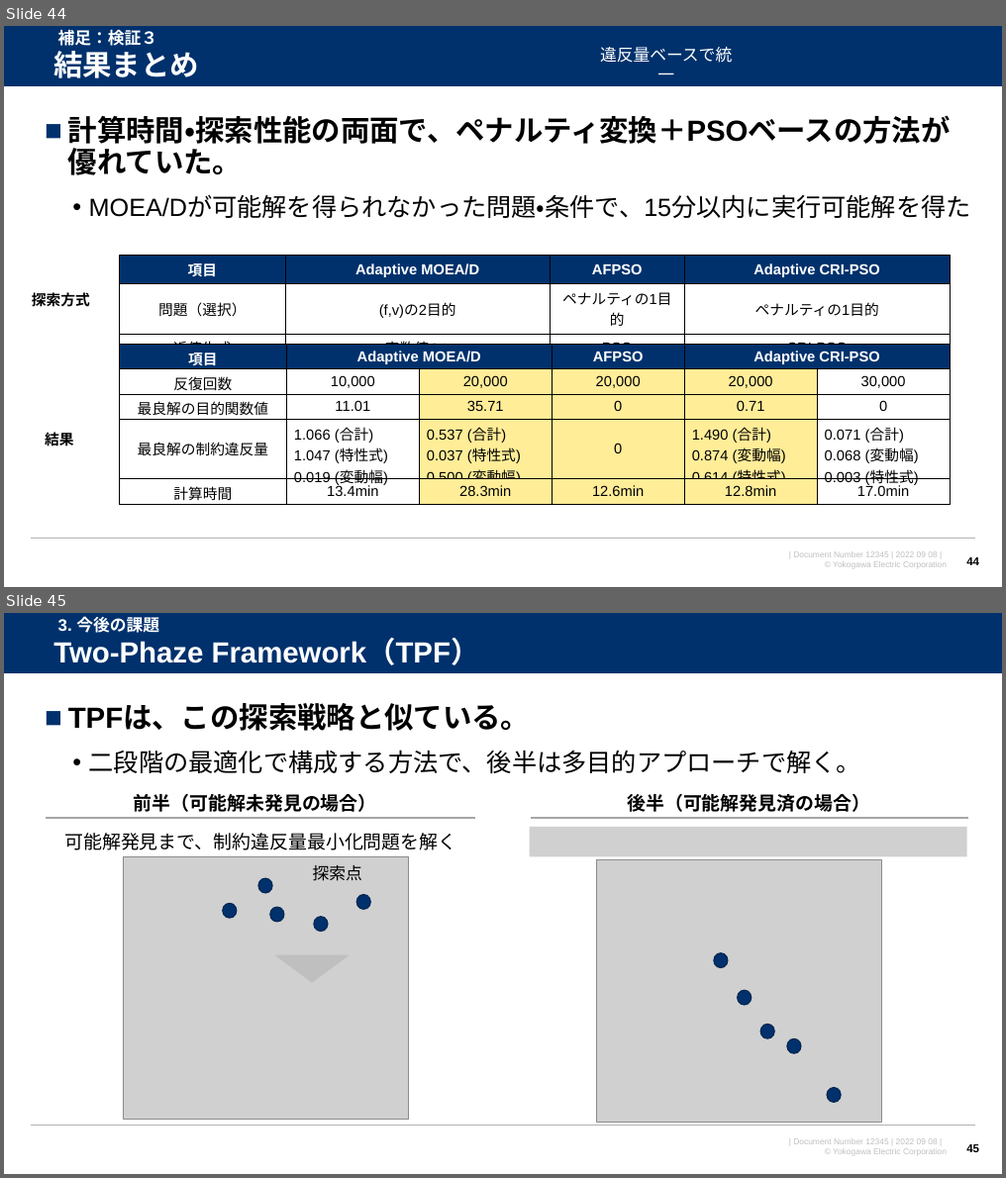
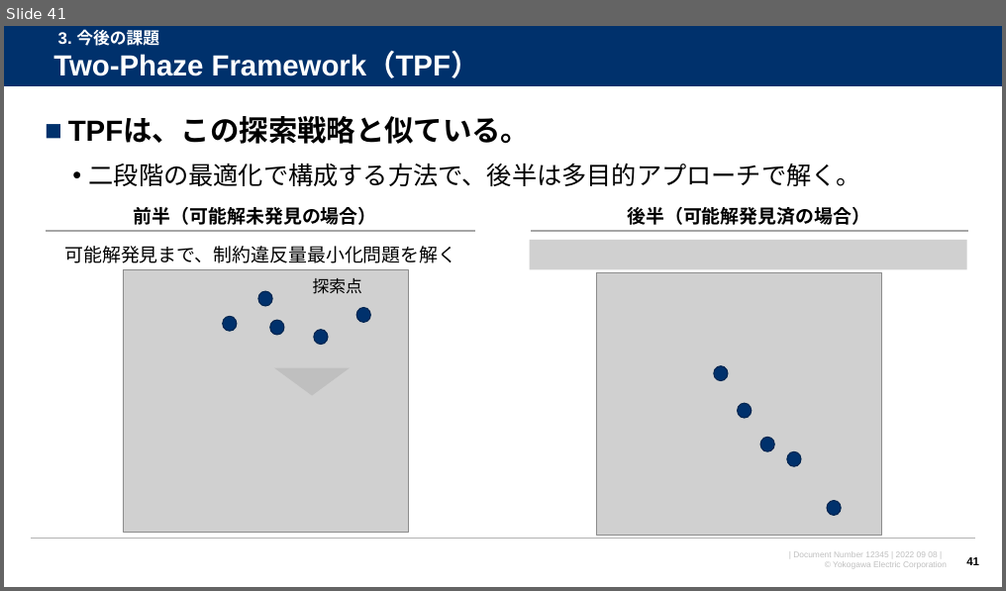
Before and after one commit to watarukumagai-git/opt, a slide deck: opt/220915_スケジューリング問題の検証_rev.0.pptx. Shown one above the other, each under a label of ours: slides 44 and 45 before the commit, slide 41 after it. The pictures are 1006x1178 and 1006x591 pixels, drawn with LibreOffice and Linux fonts; fonts in the diff are those of the drawing; grey boxes stand for pictures; background and template pictures are left out. Boxes give left, top, right and bottom in pixels: in the first picture for what was removed or moved away, otherwise in the second. Text is boxed around its words. In the diff, an @@ line names an element or a change of style, - is before the commit and + after.

```diff
--- a/opt/220915_スケジューリング問題の検証_rev.0.pptx
+++ b/opt/220915_スケジューリング問題の検証_rev.0.pptx
@@ slide 44 removed at [4,26,1002,587], background #FFFFFF; not listed: 4 template elements that a slide beside it also shows @@
@@ title removed at [54,51,199,78] @@
-結果まとめ
@@ text removed at [58,29,157,46] @@
-補足：検証３
@@ text removed at [600,47,732,75] @@
-違反量ベースで統一
@@ text removed at [68,115,971,218] @@
-■ 計算時間・探索性能の両面で、ペナルティ変換＋PSOベースの方法が優れていた。
-  • MOEA/Dが可能解を得られなかった問題・条件で、15分以内に実行可能解を得た
@@ table removed at [119,255,949,363], 3 rows, 4 columns @@
-項目 | Adaptive MOEA/D | AFPSO | Adaptive CRI-PSO
-問題（選択） | (f,v)の2目的 | ペナルティの1目的 | ペナルティの1目的
-近傍生成 | 実数値GA | PSO | CRI-PSO
@@ text removed at [32,292,90,307] @@
-探索方式
@@ table removed at [119,344,948,505], 5 rows, 6 columns @@
-項目 | Adaptive MOEA/D |  | AFPSO | Adaptive CRI-PSO | 
-反復回数 | 10,000 | 20,000 | 20,000 | 20,000 | 30,000
-最良解の目的関数値 | 11.01 | 35.71 | 0 | 0.71 | 0
-最良解の制約違反量 | 1.066 (合計) / 1.047 (特性式) / 0.019 (変動幅) | 0.537 (合計) / 0.037 (特性式) / 0.500 (変動幅) | 0 | 1.490 (合計) / 0.874 (変動幅) / 0.614 (特性式) | 0.071 (合計) / 0.068 (変動幅) / 0.003 (特性式)
-計算時間 | 13.4min | 28.3min | 12.6min | 12.8min | 17.0min
@@ text removed at [45,430,73,449] @@
-結果
@@ page number removed at [966,558,979,566] @@
-44
@@ what was slide 45 is now slide 41 @@
@@ page number at [966,558,979,566]: text changed @@
-45
+41
```
Also in this commit, not shown: 3 slides changed, 3 other slides removed.
